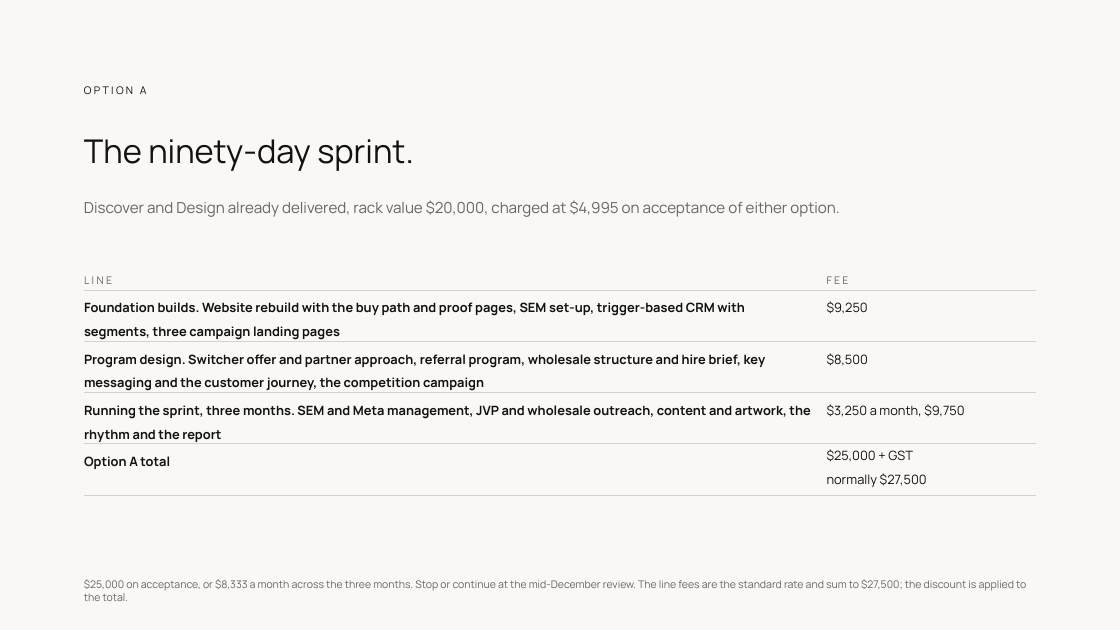
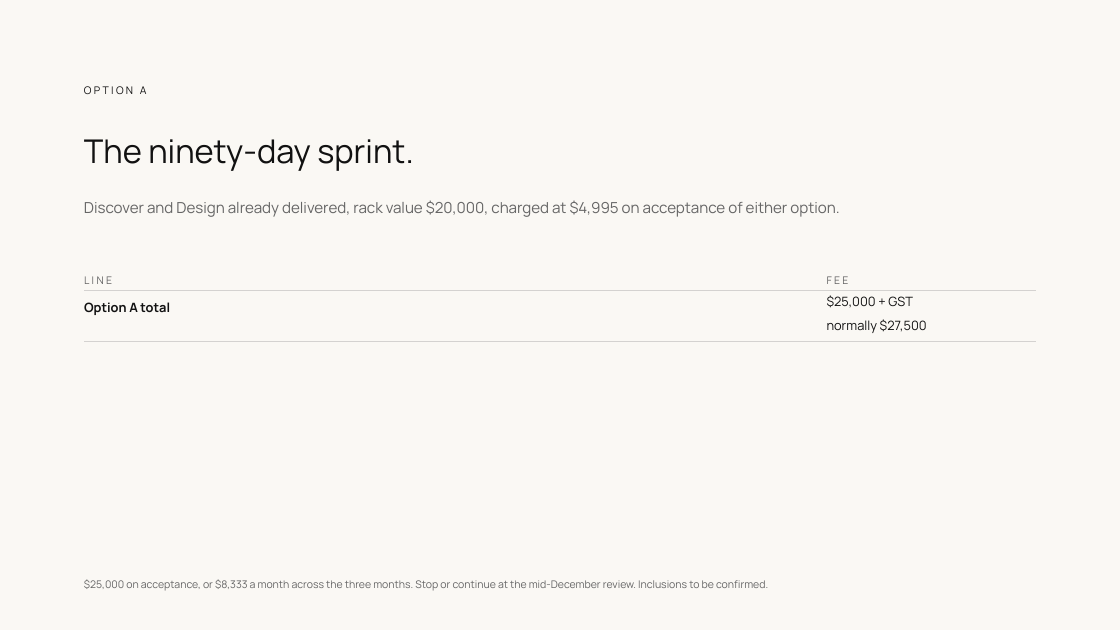
Before and after one commit to clentjewell/tapthatbrewery, a slide deck: slide 26 of 00 Admin/04 Commercial + SOW/JP_TapThat_ProposalDeck_v03.pptx. Drawn at 1120x630 pixels with LibreOffice and Linux fonts; fonts in the diff are those of the drawing. Boxes give left, top, right and bottom in pixels: in the first picture for what was removed or moved away, otherwise in the second. Text is boxed around its words. In the diff, an @@ line names an element or a change of style, - is before the commit and + after.

```diff
--- a/00 Admin/04 Commercial + SOW/JP_TapThat_ProposalDeck_v03.pptx
+++ b/00 Admin/04 Commercial + SOW/JP_TapThat_ProposalDeck_v03.pptx
@@ table at <box>84,265,1036,341</box> @@
-row 2: Foundation builds. Website rebuild with the buy path and proof pages, SEM set-up, trigger-based CRM with segments, three campaign landing pages | $9,250
-row 3: Program design. Switcher offer and partner approach, referral program, wholesale structure and hire brief, key messaging and the customer journey, the competition campaign | $8,500
-row 4: Running the sprint, three months. SEM and Meta management, JVP and wholesale outreach, content and artwork, the rhythm and the report | $3,250 a month, $9,750
@@ text at <box>84,579,768,591</box>: text changed @@
-$25,000 on acceptance, or $8,333 a month across the three months. Stop or continue at the mid-December review. The line fees are the standard rate and sum to $27,500; the discount is applied to the total.
+$25,000 on acceptance, or $8,333 a month across the three months. Stop or continue at the mid-December review. Inclusions to be confirmed.
```
Also in this commit, not shown: 1 other slide changed, 12 other files.
